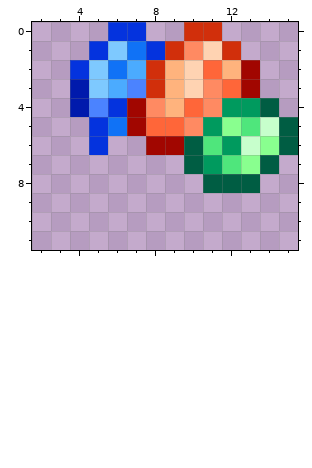
Edited in one commit: pixel-art sprite (Resources/Textures/Items/Weapons/Nature/Hardmode/PerfectedBouquet_Glow.png). Above is the file before it was changed.
The file is 32x36 pixels, drawn in blocks of 2x2; one block is one cell here. Shown: x 2..15, y 0..11.
The same view after the edit:
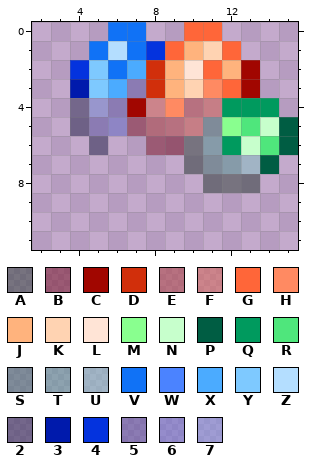
Palette (. is transparent): A #3745408c  B #7a192c8c  C #a10600  D #d12f0b  E #ac42428c  F #d365568c  G #ff6639  H #ff8a62  J #ffb37d  K #ffd3b2  L #ffe4d6  M #89ff8f  N #c7ffcc  P #005d43  Q #009a5e  R #4fe67c  S #47726f8c  T #5f9b978c  U #85bcbf8c  V #1072f6  W #4b83ff  X #4babff  Y #7ec9ff  Z #b4deff  2 #3330568c  3 #001aac  4 #0433de  5 #5d549e8c  6 #6e73ca8c  7 #8091d88c
The exact change:
Colour 2 now appears in row 5 at x 4.
The author changed colour 3 to colour 2 in row 4 at x 4.
The author changed colour 4 to colour 2 in row 6 at x 5.
The author changed colour 4 to colour 5 in row 4 at x 6; in row 5 at x 5.
The author changed colour W to colour 5 in row 3 at x 7.
The author changed colour V to colour 6 in row 5 at x 6.
The author changed colour W to colour 7 in row 4 at x 5.
The author changed colour P to colour A in rows 6 to 7 at x 10; in row 8 at x 11 to 13.
The author changed colour C to colour B in row 5 at x 7; in row 6 at x 8 to 9.
The author changed colour G to colour E in row 4 at x 10; in row 5 at x 8 to 9.
The author changed colour H to colour F in row 4 at x 8 and 11; in row 5 at x 10.
The author changed colour D to colour G in row 0 at x 10 to 11; in row 1 at x 9 and 12.
The author changed colour J to colour H in row 4 at x 9.
The author changed colour H to colour J in row 1 at x 10.
The author changed colour K to colour L in row 2 at x 10.
The author changed colour P to colour Q in row 4 at x 14.
The author changed colour M to colour R in row 6 at x 14.
The author changed colour Q to colour S in row 5 at x 11; in row 7 at x 11.
The author changed colour R to colour T in row 6 at x 11; in row 7 at x 12.
The author changed colour M to colour U in row 7 at x 13.
The author changed colour 4 to colour V in row 0 at x 6 to 7; in row 1 at x 5.
The author changed colour Y to colour Z in row 1 at x 6.
Boxes around the changes in both pictures, in picture pixels (x1, y1, x2, y2):
changed: (70, 22, 279, 193)
